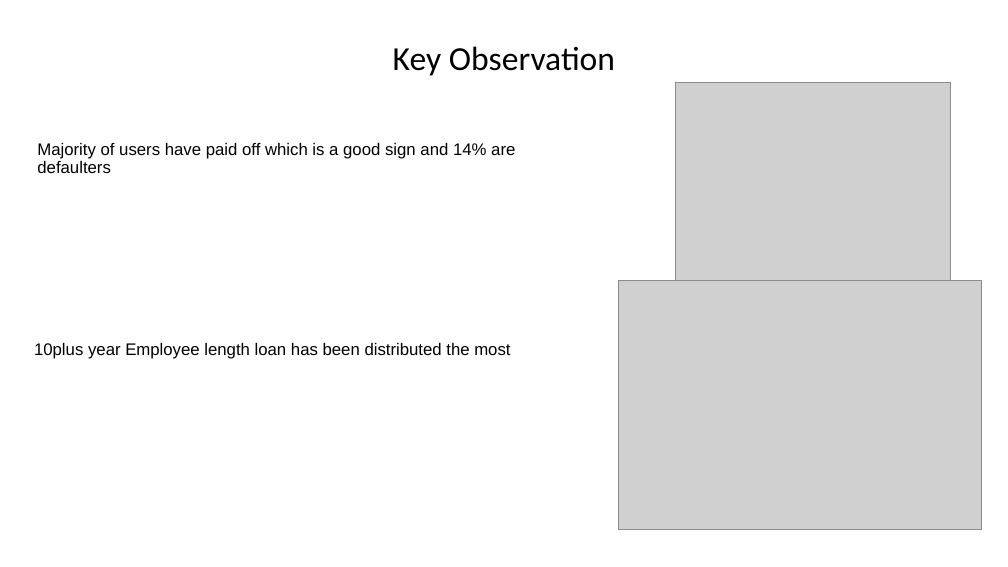
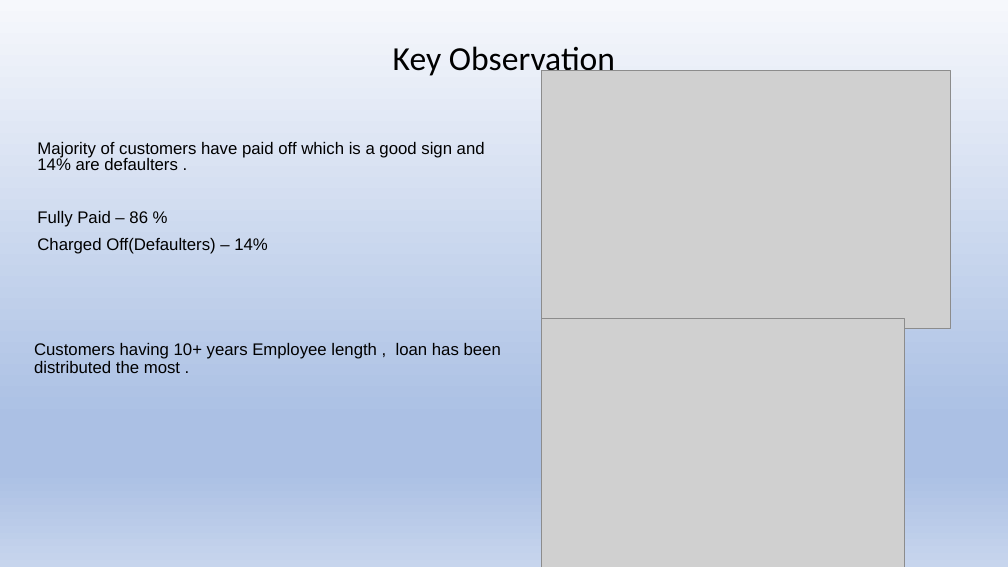
Before and after one commit to vlakhe/Lending_Club_case_study, a slide deck: slide 3 of LendingClub_CaseStudy/Lending_casestudy.pptx. Drawn at 1008x567 pixels with LibreOffice and Linux fonts; fonts in the diff are those of the drawing; grey boxes stand for pictures. Boxes give left, top, right and bottom in pixels: in the first picture for what was removed or moved away, otherwise in the second. Text is boxed around its words. In the diff, an @@ line names an element or a change of style, - is before the commit and + after.

```diff
--- a/LendingClub_CaseStudy/Lending_casestudy.pptx
+++ b/LendingClub_CaseStudy/Lending_casestudy.pptx
@@ background #FFFFFF to gradient #F6F8FC to #ABC0E4 to #C7D5ED @@
@@ picture: place and size @@
-picture at [676, 82, 951, 284]
+picture at [541, 70, 951, 328]
@@ text at [37, 142, 485, 254]: text changed @@
-Majority of users have paid off which is a good sign and 14% are defaulters
+Majority of customers have paid off which is a good sign and 14% are defaulters .
+Fully Paid – 86 %
+Charged Off(Defaulters) – 14%
@@ picture: place and size @@
-picture at [619, 281, 982, 529]
+picture at [541, 318, 904, 567]
@@ text at [34, 343, 501, 373]: text changed @@
-10plus year Employee length loan has been distributed the most
+Customers having 10+ years Employee length , loan has been distributed the most .
```
Also in this commit, not shown: 15 other slides changed, 1 other file.
